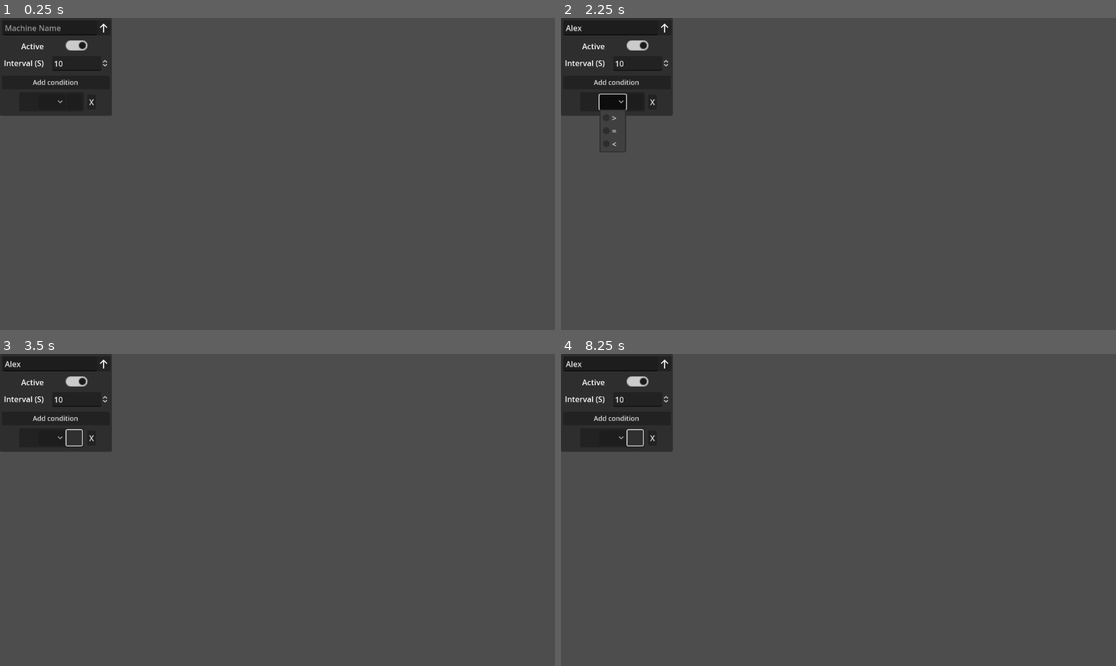
Above: before the commit, frames 1-4 (two rows, left to right).
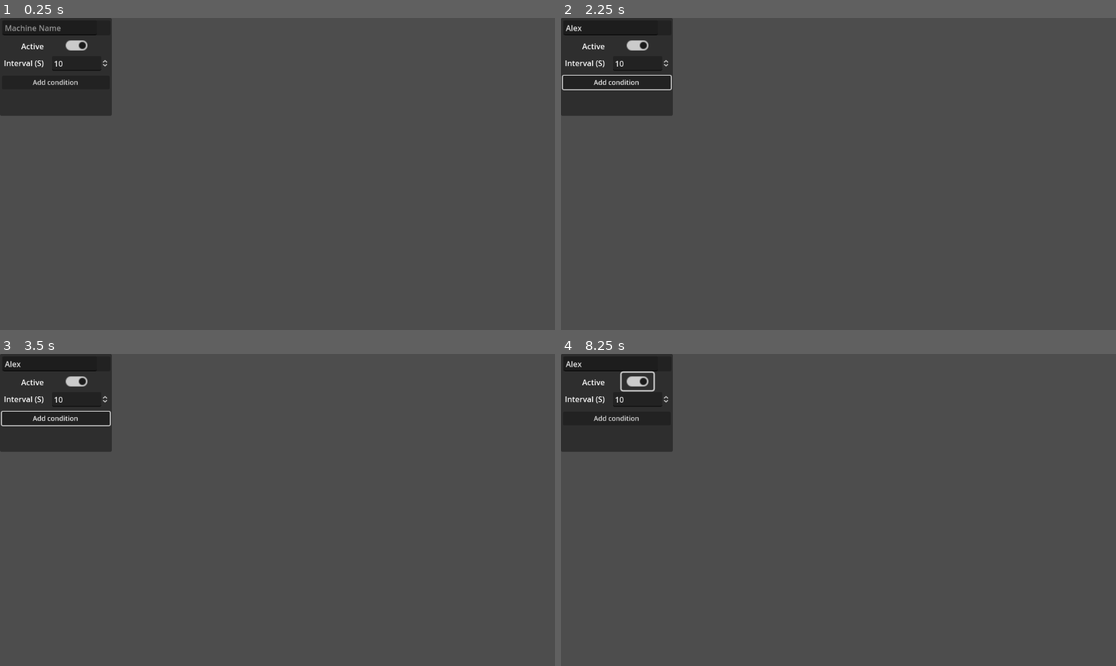
Above: after the commit, the same moments.

Repository: Carth501/The-Big-Grid
Game: Godot game, scene res://scenes/display/ActionMachineEditor.tscn
Same seed, same stepped clock (60 frames per second), same inputs: the game is played once before the commit and once after it. This scene is started directly instead of the project's main scene.
Inputs (mouse positions are in pixels of both pictures, inside the frame that each line leads up to):
- Up to frame 1 (0.25 s): no input
- Up to frame 2 (2.25 s): click (610, 27) at 0.52 s; type "Alex" at 0.6 s; click "Add condition" at 1.25 s; click (610, 102) at 2.02 s
- Up to frame 3 (3.5 s): click (72, 438) at 2.77 s
- Up to frame 4 (8.25 s): click (649, 438) at 3.5 s, where only the run before the commit has a clickable "X"; click (616, 363) at 4.25 s; click (638, 382) at 5 s; click (616, 363) at 5.75 s; click "Add condition" at 6.5 s; click (638, 382) at 7.25 s; click (633, 438) at 8.02 s

The runs differ from the first frame. In frame 1, less than 0.1% of the frame differs, in the area x 10-20%, y 1-29%; in frame 2, 0.5%, in the area x 0-21%, y 1-43%; in frame 3, 0.2%; in frame 4, 0.2%.
Error before the commit: Cannot call method 'set_name' on a null value. (res://scripts/display/ActionMachineEditor.gd:21)
Error after the commit: Cannot call method 'set_name' on a null value. (res://scripts/display/ActionMachineEditor.gd:26)

Commit message:
Load supply icons into expression members

Diff:
--- a/data/supply_definitions.json
+++ b/data/supply_definitions.json
@@ -81,6 +81,7 @@
 		"icon_path": "res://textures/Supply_Icons/Native Gold.svg"
 	},
 	"iron_ingot": {
+		"default_value": 20,
 		"default_max": 24,
 		"max_increase_increment": 10,
 		"max_increase_base_cost": {
--- a/project.godot
+++ b/project.godot
@@ -23,6 +23,7 @@
 DevelopmentTranslatorSingle="*res://scripts/singletons/development_translator.gd"
 SupplyDefsSingle="*res://scripts/singletons/supply_defs.gd"
 SupplyTranslatorSingle="*res://scripts/singletons/supply_translator.gd"
+Logic_Directory_Single="*res://scripts/singletons/LogicDirectory.gd"
 
 [display]
 
--- a/scenes/Condition.tscn
+++ /dev/null
@@ -1,26 +0,0 @@
-[gd_scene format=3 uid="uid://rwjt2gpwatnx"]
-
-[node name="Condition" type="Panel"]
-offset_right = 134.0
-offset_bottom = 40.0
-
-[node name="OptionButton" type="OptionButton" parent="."]
-layout_mode = 0
-offset_left = 40.0
-offset_top = 5.0
-offset_right = 95.0
-offset_bottom = 36.0
-item_count = 3
-popup/item_0/text = ">"
-popup/item_0/id = 0
-popup/item_1/text = "="
-popup/item_1/id = 1
-popup/item_2/text = "<"
-popup/item_2/id = 2
-
-[node name="Button2" type="Button" parent="."]
-layout_mode = 0
-offset_left = 98.0
-offset_top = 4.0
-offset_right = 130.0
-offset_bottom = 36.0
--- a/scenes/ConditionBar.tscn
+++ b/scenes/ConditionBar.tscn
@@ -1,18 +1,67 @@
-[gd_scene load_steps=2 format=3 uid="uid://dd5pvuohxousc"]
+[gd_scene load_steps=3 format=3 uid="uid://dd5pvuohxousc"]
 
-[ext_resource type="PackedScene" uid="uid://rwjt2gpwatnx" path="res://scenes/Condition.tscn" id="1_em8um"]
+[ext_resource type="Script" path="res://scripts/display/ConditionBar.gd" id="1_kciva"]
+[ext_resource type="PackedScene" uid="uid://b7qkoq5nu3bew" path="res://scenes/display/SupplyIconDisplay.tscn" id="2_80fuh"]
 
-[node name="ConditionBar" type="Control"]
+[node name="ConditionBar" type="Control" node_paths=PackedStringArray("left_member", "left_member_icon", "operation", "right_member", "right_member_icon")]
 layout_mode = 3
 anchors_preset = 0
-
-[node name="Condition" parent="." instance=ExtResource("1_em8um")]
-layout_mode = 0
+script = ExtResource("1_kciva")
+left_member = NodePath("Condition/LeftMember")
+left_member_icon = NodePath("Condition/LeftMember/LeftSupplyIconDisplay")
+operation = NodePath("Condition/OptionButton")
+right_member = NodePath("Condition/RightMember")
+right_member_icon = NodePath("Condition/RightMember/RightSupplyIconDisplay")
 
 [node name="Button" type="Button" parent="."]
 layout_mode = 0
-offset_left = 141.0
-offset_top = 5.0
+offset_left = 165.0
+offset_top = 11.0
+offset_right = 183.0
+offset_bottom = 42.0
+text = "X"
+
+[node name="Condition" type="Panel" parent="."]
+layout_mode = 0
+offset_left = 4.0
+offset_top = 3.0
 offset_right = 159.0
-offset_bottom = 36.0
-text = "X"
+offset_bottom = 49.0
+
+[node name="LeftMember" type="Button" parent="Condition"]
+layout_mode = 0
+offset_left = 5.0
+offset_top = 4.0
+offset_right = 41.0
+offset_bottom = 40.0
+
+[node name="LeftSupplyIconDisplay" parent="Condition/LeftMember" instance=ExtResource("2_80fuh")]
+
+[node name="OptionButton" type="OptionButton" parent="Condition"]
+layout_mode = 0
+offset_left = 48.0
+offset_top = 6.0
+offset_right = 103.0
+offset_bottom = 37.0
+item_count = 3
+popup/item_0/text = ">"
+popup/item_0/id = 0
+popup/item_1/text = "="
+popup/item_1/id = 1
+popup/item_2/text = "<"
+popup/item_2/id = 2
+
+[node name="RightMember" type="Button" parent="Condition"]
+layout_mode = 0
+offset_left = 110.0
+offset_top = 4.0
+offset_right = 146.0
+offset_bottom = 40.0
+
+[node name="RightSupplyIconDisplay" parent="Condition/RightMember" node_paths=PackedStringArray("texture_rect", "panel_container", "label") instance=ExtResource("2_80fuh")]
+texture_rect = NodePath("../../LeftMember/LeftSupplyIconDisplay/ColorRect/TextureRect")
+panel_container = NodePath("../../LeftMember/LeftSupplyIconDisplay/PanelContainer")
+label = NodePath("../../LeftMember/LeftSupplyIconDisplay/PanelContainer/Label")
+
+[connection signal="pressed" from="Condition/LeftMember" to="." method="request_left_selection"]
+[connection signal="pressed" from="Condition/RightMember" to="." method="request_right_selection"]
--- a/scenes/Game.tscn
+++ b/scenes/Game.tscn
@@ -221,9 +221,11 @@
 
 [node name="Logic" type="Node" parent="."]
 
-[node name="MachineFactory" type="Node" parent="Logic" node_paths=PackedStringArray("supply_collection")]
+[node name="MachineFactory" type="Node" parent="Logic"]
 script = ExtResource("4_e1gh5")
-supply_collection = NodePath("../SupplyCollection")
+supply_collection = Object(Node,"_import_path":NodePath(""),"unique_name_in_owner":false,"process_mode":0,"process_priority":0,"process_physics_priority":0,"process_thread_group":0,"editor_description":"","script":ExtResource("5_vwwhk"),"filter_foreman":Object(Node,"_import_path":NodePath(""),"unique_name_in_owner":false,"process_mode":0,"process_priority":0,"process_physics_priority":0,"process_thread_group":0,"editor_description":"","script":Resource("res://scripts/display/FilterForeman.gd"))
+)
+
 
 [node name="SupplyCollection" type="Node" parent="Logic" node_paths=PackedStringArray("filter_foreman")]
 script = ExtResource("5_vwwhk")
--- a/scenes/display/ActionMachineEditor.tscn
+++ b/scenes/display/ActionMachineEditor.tscn
@@ -1,8 +1,7 @@
-[gd_scene load_steps=4 format=3 uid="uid://dof4bc0xrdtbm"]
+[gd_scene load_steps=3 format=3 uid="uid://dof4bc0xrdtbm"]
 
 [ext_resource type="Script" path="res://scripts/display/ActionMachineEditor.gd" id="1_x85dw"]
 [ext_resource type="PackedScene" uid="uid://ciae7vjp2rl2u" path="res://scenes/display/DropdownArrow.tscn" id="2_nmtv4"]
-[ext_resource type="PackedScene" uid="uid://dd5pvuohxousc" path="res://scenes/ConditionBar.tscn" id="2_ymkdc"]
 
 [node name="ActionMachineEditor" type="Panel" node_paths=PackedStringArray("name_field", "op_rate_field", "condition_list_container")]
 custom_minimum_size = Vector2(232, 116)
@@ -21,6 +20,7 @@
 offset_bottom = 36.0
 
 [node name="DropdownArrow" parent="Header" instance=ExtResource("2_nmtv4")]
+visible = false
 layout_mode = 1
 offset_left = 201.0
 offset_top = 6.0
@@ -50,9 +50,6 @@
 offset_right = 40.0
 offset_bottom = 199.0
 theme_override_constants/separation = 45
-
-[node name="ConditionBar" parent="ConditionList" instance=ExtResource("2_ymkdc")]
-layout_mode = 2
 
 [node name="ActiveSwitch" type="Control" parent="."]
 anchors_preset = 0
@@ -101,5 +98,6 @@
 value = 10.0
 
 [connection signal="text_changed" from="Header/LineEdit" to="." method="set_machine_name"]
+[connection signal="pressed" from="AddConditionButton" to="." method="request_additional_condition"]
 [connection signal="toggled" from="ActiveSwitch/CheckButton" to="." method="set_running"]
 [connection signal="value_changed" from="IntervalControl/OperationRateField" to="." method="set_interval"]
--- a/scenes/display/SupplyDisplay.tscn
+++ b/scenes/display/SupplyDisplay.tscn
@@ -95,4 +95,5 @@
 grow_horizontal = 2
 grow_vertical = 2
 
+[connection signal="left_click" from="Button" to="." method="select"]
 [connection signal="right_click" from="Button" to="." method="open_menu"]
--- a/scripts/display/ActionMachineEditor.gd
+++ b/scripts/display/ActionMachineEditor.gd
@@ -3,13 +3,18 @@
 @export var name_field : LineEdit
 @export var op_rate_field : SpinBox
 @export var condition_list_container : VBoxContainer
-var condition_bar_path := "res://scenes/ConditionBar.tscn"
+@onready var condition_bar_prefab := preload("res://scenes/ConditionBar.tscn")
 var machine : Machine
+var conditional_bars : Array = []
 
 func set_machine(new_machine : Machine):
 	machine = new_machine
 	op_rate_field.value = machine.get_interval()
 	name_field.text = machine.get_name()
+	machine.new_conditional.connect(add_conditional)
+
+func close():
+	machine.new_conditional.disconnect(add_conditional)
 
 func set_interval(value : float):
 	machine.set_interval(value)
@@ -19,3 +24,11 @@
 
 func set_machine_name(new_name : String):
 	machine.set_name(new_name)
+
+func request_additional_condition():
+	machine.add_conditional()
+
+func add_conditional(new_conditional : Conditional_Expression):
+	var new_conditional_display = condition_bar_prefab.instantiate()
+	new_conditional_display.set_expression(new_conditional)
+	condition_list_container.add_child(new_conditional_display)
--- a/scripts/display/ActionMenu.gd
+++ b/scripts/display/ActionMenu.gd
@@ -52,6 +52,7 @@
 
 func cleanup():
 	for editor in active_machine_editors:
+		editor.close()
 		idle_machine_editors.append(editor)
 		editor.visible = false
 	active_machine_editors.clear()
--- /dev/null
+++ b/scripts/display/ConditionBar.gd
@@ -0,0 +1,72 @@
+class_name Conditional_Bar extends Control
+
+var supply_collection : Supply_Collection
+var conditional_expression : Conditional_Expression
+@export var left_member : Button
+@export var left_member_icon : Supply_Icon_Display
+@export var operation : OptionButton
+@export var right_member : Button
+@export var right_member_icon : Supply_Icon_Display
+
+func _ready():
+	supply_collection = Logic_Directory_Single.get_object("Supply_Collection")
+
+func set_expression(new_conditional : Conditional_Expression):
+	conditional_expression = new_conditional
+	new_conditional.config_change.connect(update_expression_config)
+	update_expression_config()
+
+func update_expression_config():
+	var config = conditional_expression.configuration
+	if(config.has("left")):
+		write_left_member(config.left)
+	else:
+		clear_left()
+	if(config.has("right")):
+		write_right_member(config.right)
+	else:
+		clear_right()
+
+func write_left_member(left_config : Dictionary):
+	print(str("left = ", left_config))
+	if(left_config.has("constant")):
+		left_member.text = left_config.constant
+		left_member_icon.visible = false
+	elif(left_config.has("variable")):
+		left_member.text = ""
+		left_member_icon.visible = true
+		var supply = supply_collection.get_supply(left_config.variable)
+		left_member_icon.set_image_by_path(supply.supply_icon_path)
+		left_member_icon.set_supply_name(supply.get_translation())
+	else:
+		clear_left()
+
+func write_right_member(right_config : Dictionary):
+	print(str("right = ", right_config))
+	if(right_config.has("constant")):
+		right_member.text = right_config.constant
+		right_member_icon.visible = false
+	elif(right_config.has("variable")):
+		right_member.text = ""
+		right_member_icon.visible = true
+		var supply = supply_collection.get_supply(right_config.variable)
+		right_member_icon.set_image_by_path(supply.supply_icon_path)
+		right_member_icon.set_supply_name(supply.get_translation())
+	else:
+		clear_right()
+
+func request_left_selection():
+	print("~~request_left_selection")
+	conditional_expression.start_left_selection()
+
+func request_right_selection():
+	print("~~request_right_selection")
+	conditional_expression.start_right_selection()
+
+func clear_left():
+	left_member.text = ""
+	left_member_icon.visible = false
+
+func clear_right():
+	right_member.text = ""
+	right_member_icon.visible = false
--- a/scripts/display/SupplyDisplay.gd
+++ b/scripts/display/SupplyDisplay.gd
@@ -73,5 +73,8 @@
 			visible = false
 			supply_button.visible = true
 
+func select():
+	supply.trigger_select()
+
 func open_menu():
 	supply.open()
--- /dev/null
+++ b/scripts/logic/ConditionalExpression.gd
@@ -0,0 +1,89 @@
+class_name Conditional_Expression extends Node
+
+signal update_value(float)
+signal config_change
+
+var configuration : Dictionary
+var supply_collection : Supply_Collection
+var edit_left := false
+var edit_right := false
+
+func _ready():
+	if(Logic_Directory_Single.directory.has("Supply_Collection")):
+		supply_collection = Logic_Directory_Single.directory["Supply_Collection"]
+	else:
+		Logic_Directory_Single.new_object.connect(set_collection)
+
+func set_collection(id : String):
+	if(id == "Supply_Collection"):
+		supply_collection = Logic_Directory_Single.directory["Supply_Collection"]
+
+func get_left_value() -> float:
+	if(configuration.has("left")):
+		if(configuration.has("constant")):
+			return configuration.constant
+		elif(configuration.has("variable")):
+			var supply = supply_collection.get_supply(configuration.variable)
+			return supply.value
+	return -1
+
+func get_right_value() -> float:
+	if(configuration.has("right")):
+		if(configuration.has("constant")):
+			return configuration.constant
+		elif(configuration.has("variable")):
+			var supply = supply_collection.get_supply(configuration.variable)
+			return supply.value
+	return -1
+
+func set_left_constant(value : float):
+	configuration["left"] = {"constant": value}
+	config_change.emit()
+	disconnect_left_selection()
+
+func set_left_variable(id : String):
+	configuration["left"] = {"variable": id}
+	config_change.emit()
+	disconnect_left_selection()
+
+func set_right_constant(value : float):
+	configuration["right"] = {"constant": value}
+	config_change.emit()
+	disconnect_right_selection()
+
+func set_right_variable(id : String):
+	configuration["right"] = {"variable": id}
+	config_change.emit()
+	disconnect_right_selection()
+
+func start_left_selection():
+	reset_editing()
+	edit_left = true
+	supply_collection.constant_selection.connect(set_left_constant)
+	supply_collection.variable_selection.connect(set_left_variable)
+	supply_collection.request_member_selection()
+
+func start_right_selection():
+	reset_editing()
+	edit_right = true
+	supply_collection.constant_selection.connect(set_right_constant)
+	supply_collection.variable_selection.connect(set_right_variable)
+	supply_collection.request_member_selection()
+
+func disconnect_left_selection():
+	edit_left = false
+	print("attempting disconnect_left_selection")
+	supply_collection.constant_selection.disconnect(set_left_constant)
+	supply_collection.variable_selection.disconnect(set_left_variable)
+
+func disconnect_right_selection():
+	edit_right = false
+	print("attempting disconnect_right_selection")
+	supply_collection.constant_selection.disconnect(set_right_constant)
+	supply_collection.variable_selection.disconnect(set_right_variable)
+
+func reset_editing():
+	if(edit_left):
+		disconnect_left_selection()
+	if(edit_right):
+		disconnect_right_selection()
--- a/scripts/logic/Machine.gd
+++ b/scripts/logic/Machine.gd
@@ -1,7 +1,10 @@
 class_name Machine extends Node
+
+signal new_conditional(Conditional_Value)
 
 var action : Action
 var timer : Timer
+var conditionals := []
 
 func set_action(new_action : Action):
 	action = new_action
@@ -35,3 +38,9 @@
 
 func get_running() -> float:
 	return timer.is_stopped()
+
+func add_conditional():
+	var conditional_instance = Conditional_Expression.new()
+	add_child(conditional_instance)
+	conditionals.append(conditional_instance)
+	new_conditional.emit(conditional_instance)
--- /dev/null
+++ b/scripts/logic/MachineConditional.gd
@@ -0,0 +1 @@
+class_name machine_conditional extends Node
--- a/scripts/logic/Supply.gd
+++ b/scripts/logic/Supply.gd
@@ -4,7 +4,8 @@
 signal new_delta(value : float)
 signal update_max(v_max : float)
 signal update_active
-signal open_menu(supply)
+signal open_menu(Supply)
+signal select(String)
 
 var id := ""
 var value := 0.0
@@ -62,6 +63,9 @@
 	update_active.emit()
 	active = true
 
+func trigger_select():
+	select.emit(id)
+
 func open():
 	open_menu.emit(self)
 
--- a/scripts/logic/SupplyCollection.gd
+++ b/scripts/logic/SupplyCollection.gd
@@ -1,12 +1,19 @@
 class_name Supply_Collection extends Node
 
+signal constant_selection(value : float)
+signal variable_selection(id : String)
 signal new_supply(id : String)
 signal open_supply(supply : Supply)
 var supplies := {}
+var selection_mode := false
 @export var filter_foreman : Filter_Foreman
+
+func _ready():
+	Logic_Directory_Single.index_object("Supply_Collection", self)
 
 func get_supply(id: String) -> Supply:
 	if(!supplies.has(id)):
+		push_warning(str(id, " requested, but it does not exist."))
 		return null
 	return supplies[id]
 
@@ -20,6 +27,7 @@
 		var supply := Supply.new()
 		add_child(supply)
 		supplies[id] = supply
+		supply.select.connect(select_supply)
 		supply.set_id(id)
 		supply.set_collection(self)
 		supply.set_filter_foreman(filter_foreman)
@@ -69,3 +77,13 @@
 
 func open_supply_menu(supply : Supply):
 	open_supply.emit(supply)
+
+func request_member_selection():
+	selection_mode = true
+
+func select_supply(id : String):
+	print(str(id, " triggered select"))
+	if(selection_mode):
+		print(str(id, " triggered select while in selection_mode"))
+		variable_selection.emit(id)
+		selection_mode = false
--- /dev/null
+++ b/scripts/singletons/LogicDirectory.gd
@@ -0,0 +1,15 @@
+class_name Logic_Directory extends Node
+
+signal new_object(String)
+var directory : Dictionary
+
+func index_object(object_type : String, object):
+	if(directory.has(object_type)):
+		push_warning("object_type is being overwritten. Was this intended?")
+	directory[object_type] = object
+
+func get_object(object_type : String):
+	if(directory.has(object_type)):
+		return directory[object_type]
+	else:
+		push_warning(str("logic_directory does not have ", object_type))
